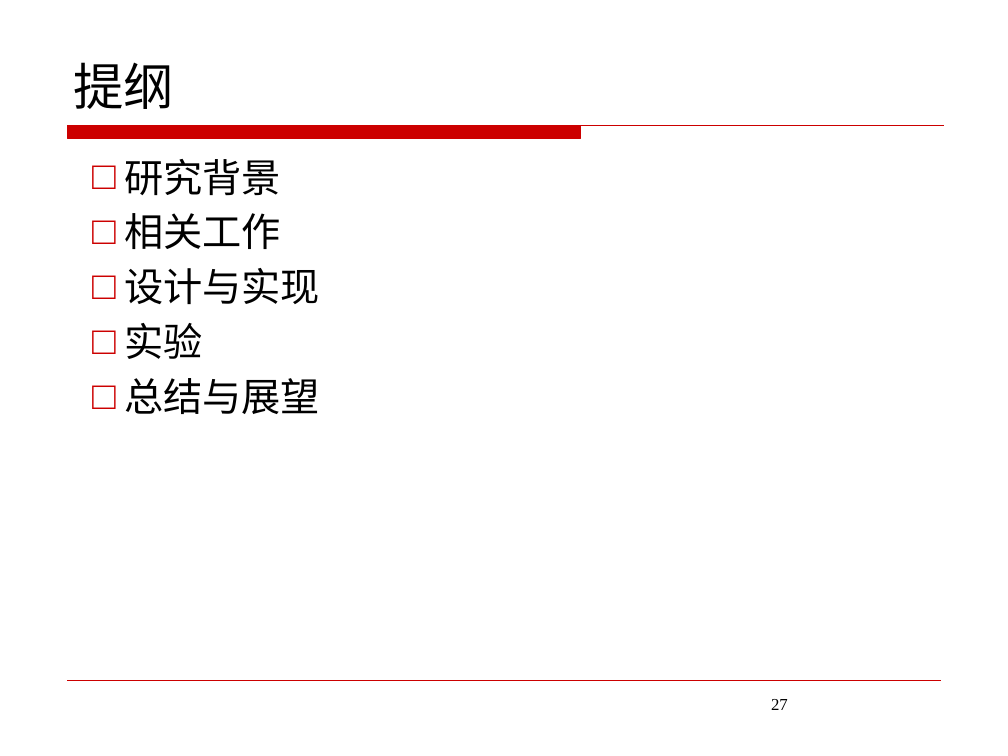
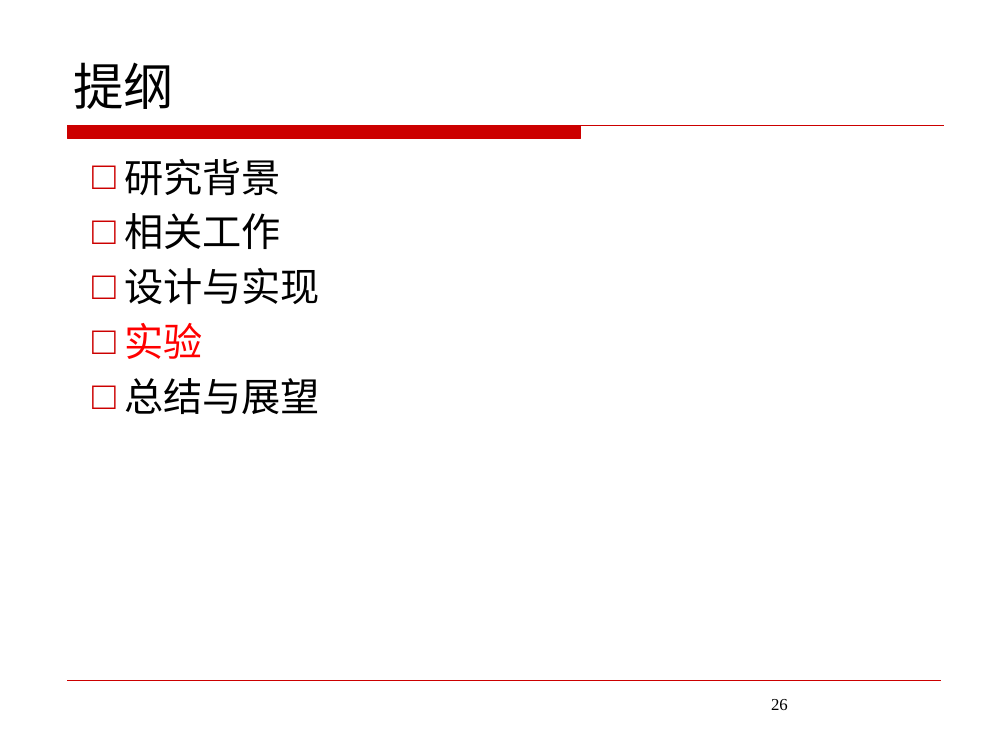
Before and after one commit to JoeHF/aet_data, a slide deck: slide 26 of 答辩/答辩ppt.pptx (slide 27 before the commit). Drawn at 1008x756 pixels with LibreOffice and Linux fonts; fonts in the diff are those of the drawing; background and template pictures are left out. Boxes give left, top, right and bottom in pixels: in the first picture for what was removed or moved away, otherwise in the second. Text is boxed around its words. In the diff, an @@ line names an element or a change of style, - is before the commit and + after.

```diff
--- a/答辩/答辩ppt.pptx
+++ b/答辩/答辩ppt.pptx
@@ text at (124, 323, 202, 359): text colour #000000 to #FF0000 in "实验" @@
@@ page number at (771, 699, 788, 710): text changed @@
-27
+26
```
Also in this commit, not shown: 5 other slides changed, 1 slide removed, 8 other files.
